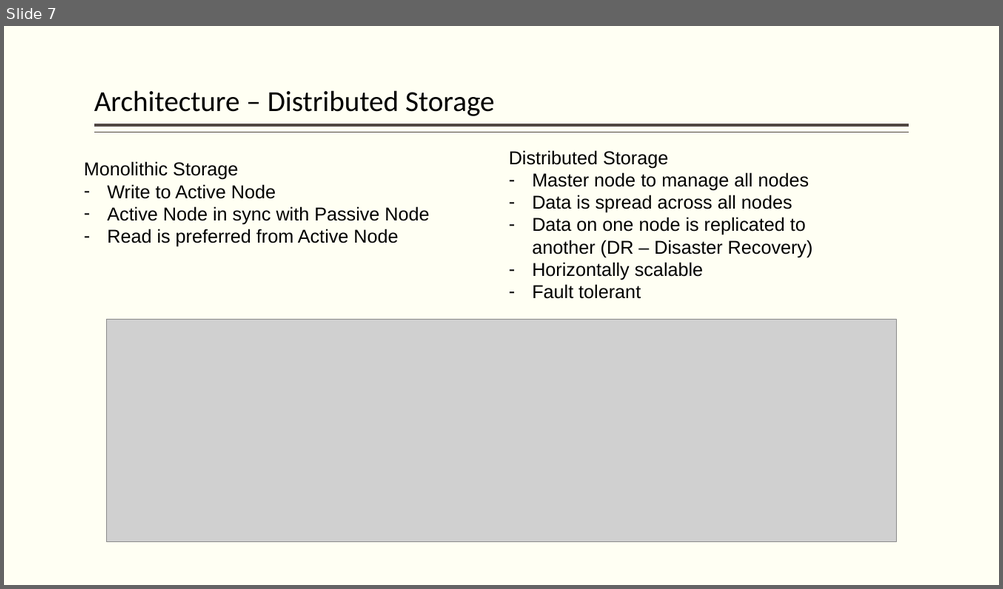
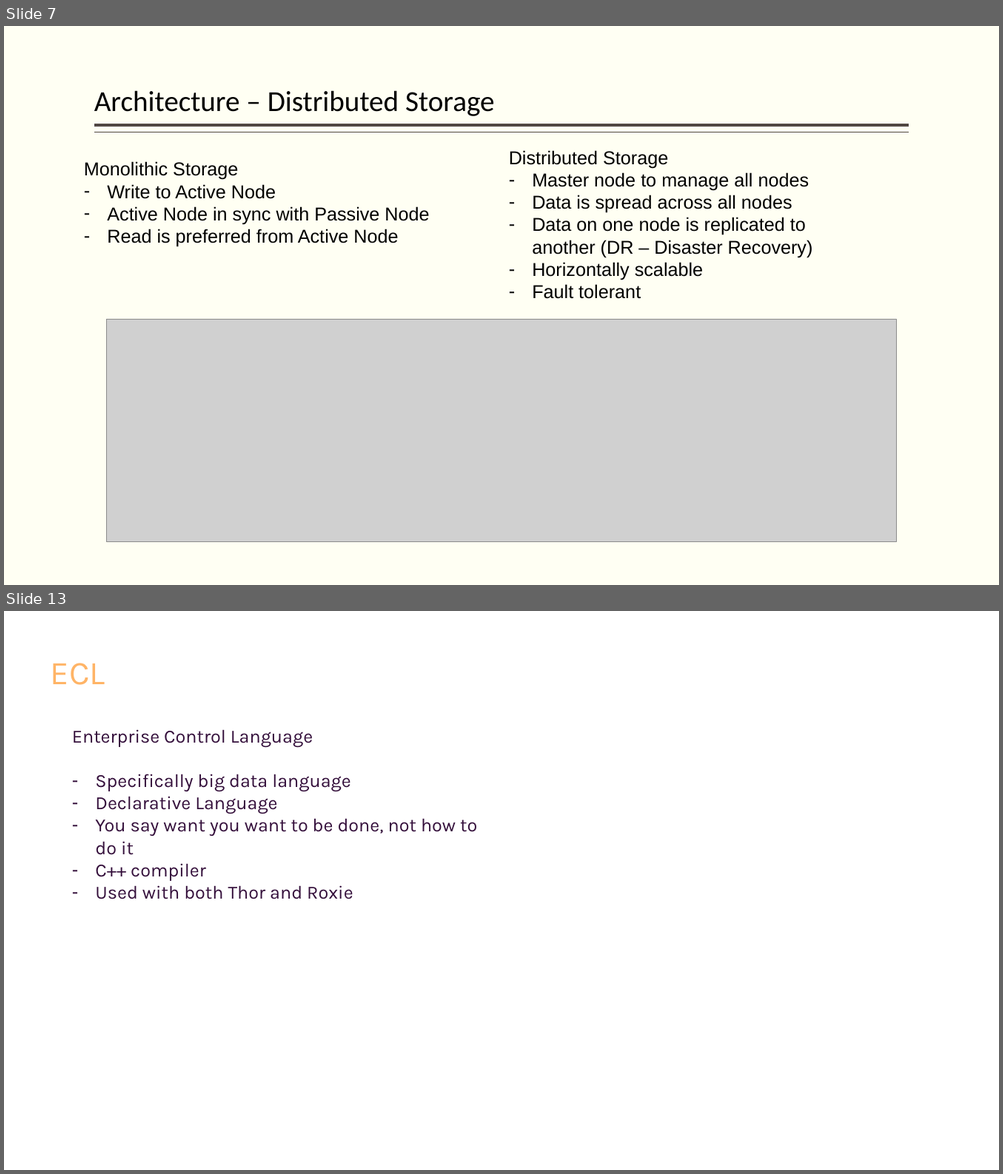
Before and after one commit to hpccsystems-solutions-lab/NCF-2021, a slide deck: BigData-ECL-NCF2021.pptx. Shown one above the other, each under a label of ours: slide 7 before the commit, slides 7 and 13 after it; the slides between them are not shown. The pictures are 1003x589 and 1003x1174 pixels, drawn with LibreOffice and Linux fonts; fonts in the diff are those of the drawing; grey boxes stand for pictures. Boxes give left, top, right and bottom in pixels: in the first picture for what was removed or moved away, otherwise in the second. Text is boxed around its words. In the diff, an @@ line names an element or a change of style, - is before the commit and + after.

```diff
--- a/BigData-ECL-NCF2021.pptx
+++ b/BigData-ECL-NCF2021.pptx
@@ slide 13 added at bbox=[4, 611, 999, 1170], background #FFFFFF @@
@@ text added at bbox=[51, 663, 105, 685], 32 pt, text #FFB466 @@
+ECL
@@ text added at bbox=[72, 729, 477, 900], 18 pt, text #340F3A @@
+Enterprise Control Language
+– Specifically big data language
+– Declarative Language
+– You say want you want to be done, not how to do it
+– C++ compiler
+– Used with both Thor and Roxie
```
Also in this commit, not shown: 6 other slides added, 1 other file.
